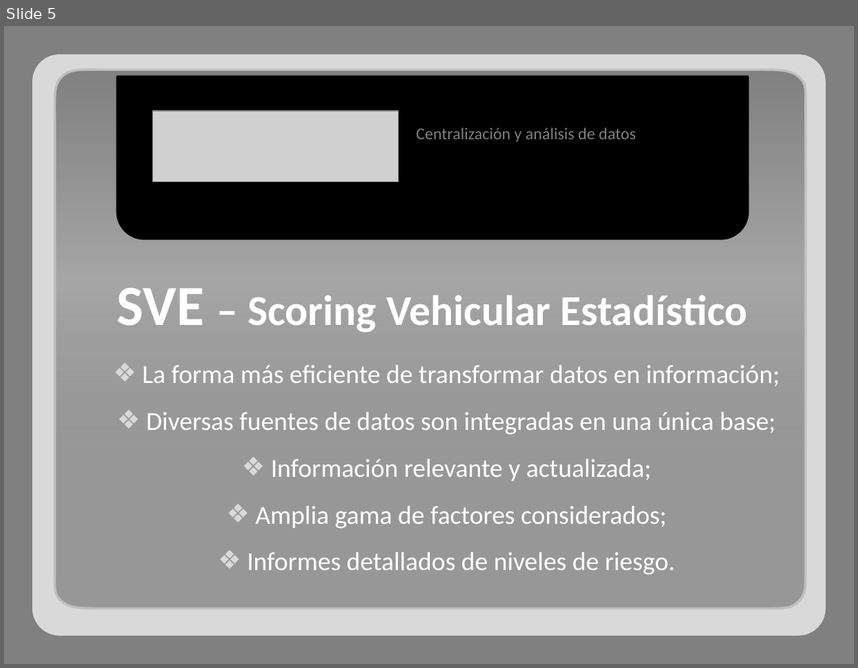
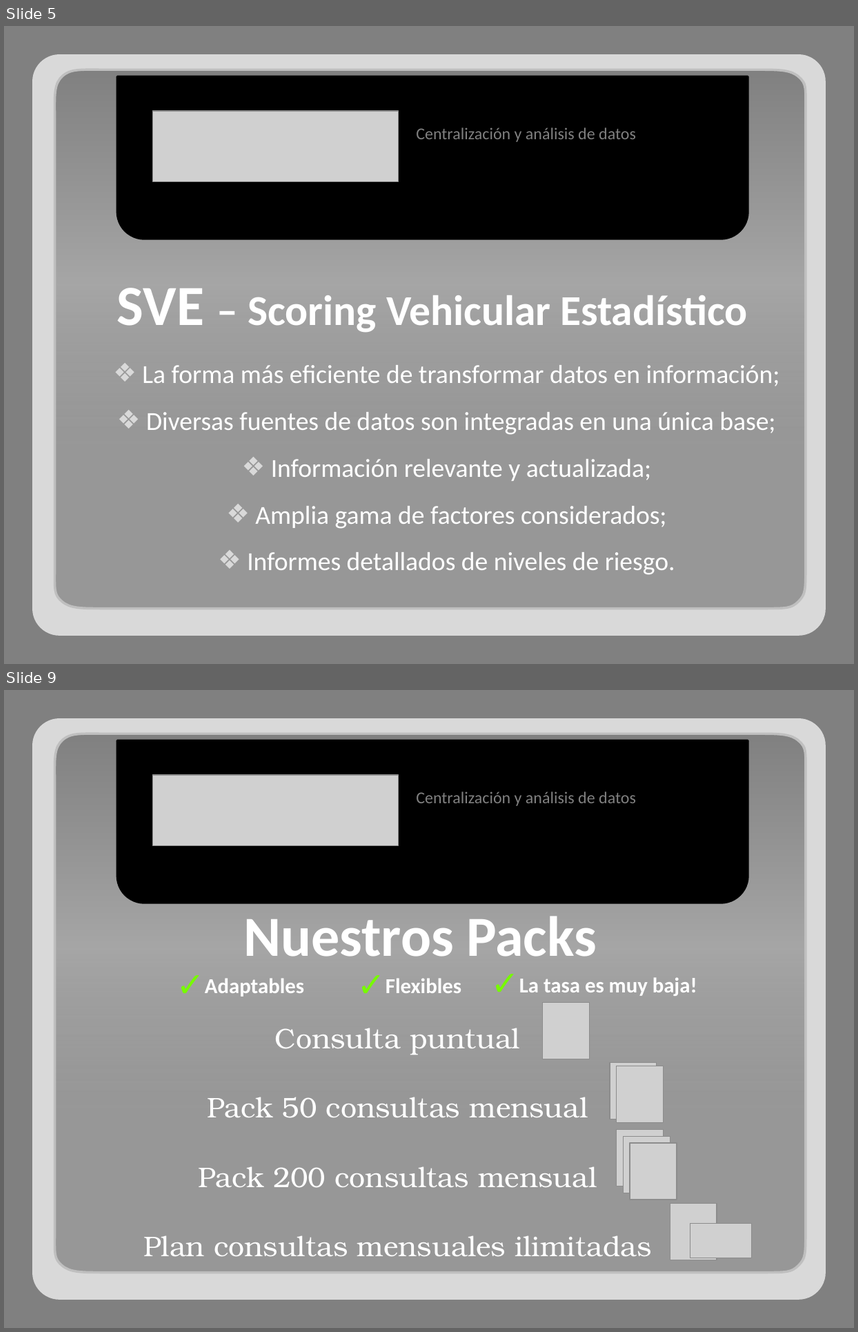
Before and after one commit to adrianachelotti/tallerdesarrollo1ero2011, a slide deck: Presentacion/Comercial/Presentacion Comercial.pptx. Shown one above the other, each under a label of ours: slide 5 before the commit, slides 5 and 9 after it; the slides between them are not shown. The pictures are 858x668 and 858x1332 pixels, drawn with LibreOffice and Linux fonts; fonts in the diff are those of the drawing; grey boxes stand for pictures. Boxes give left, top, right and bottom in pixels: in the first picture for what was removed or moved away, otherwise in the second. Text is boxed around its words. In the diff, an @@ line names an element or a change of style, - is before the commit and + after.

```diff
--- a/Presentacion/Comercial/Presentacion Comercial.pptx
+++ b/Presentacion/Comercial/Presentacion Comercial.pptx
@@ slide 9 added at (4,690,854,1328), background #808080 @@
@@ freeform shape added at (53,733,806,1272), fill gradient #808080 to #A6A6A6, outline #BFBFBF 2 pt @@
@@ round same rect added at (117,741,748,903), fill #000000, outline #000000 2 pt @@
@@ picture added at (153,775,399,845) @@
@@ text added at (416,791,636,806), 14 pt, text #808080 @@
+Centralización y análisis de datos
@@ text added at (243,916,596,956), 48 pt, text #FFFFFF, bold @@
+Nuestros Packs
@@ text added at (205,978,304,996), 18 pt, text #FFFFFF, bold @@
+✓ Adaptables
@@ text added at (386,978,461,993), 18 pt, text #FFFFFF, bold @@
+✓ Flexibles
@@ text added at (519,977,697,996), 18 pt, text #FFFFFF, bold @@
+✓ La tasa es muy baja!
@@ picture added at (543,1002,590,1059) @@
@@ text added at (143,1027,652,1256), 24 pt, text #FFFFFF @@
+Consulta puntual
+Pack 50 consultas mensual
+Pack 200 consultas mensual
+Plan consultas mensuales ilimitadas
@@ picture added at (610,1063,657,1119) @@
@@ picture added at (616,1066,663,1123) @@
@@ picture added at (616,1130,663,1186) @@
@@ picture added at (623,1136,670,1193) @@
@@ picture added at (630,1142,677,1199) @@
@@ group added at (32,718,826,1299): 5 rounded rectangles @@
@@ picture added at (670,1203,716,1259) @@
@@ picture added at (690,1223,751,1257) @@
```
Also in this commit, not shown: 2 slides changed, 3 other slides added.
